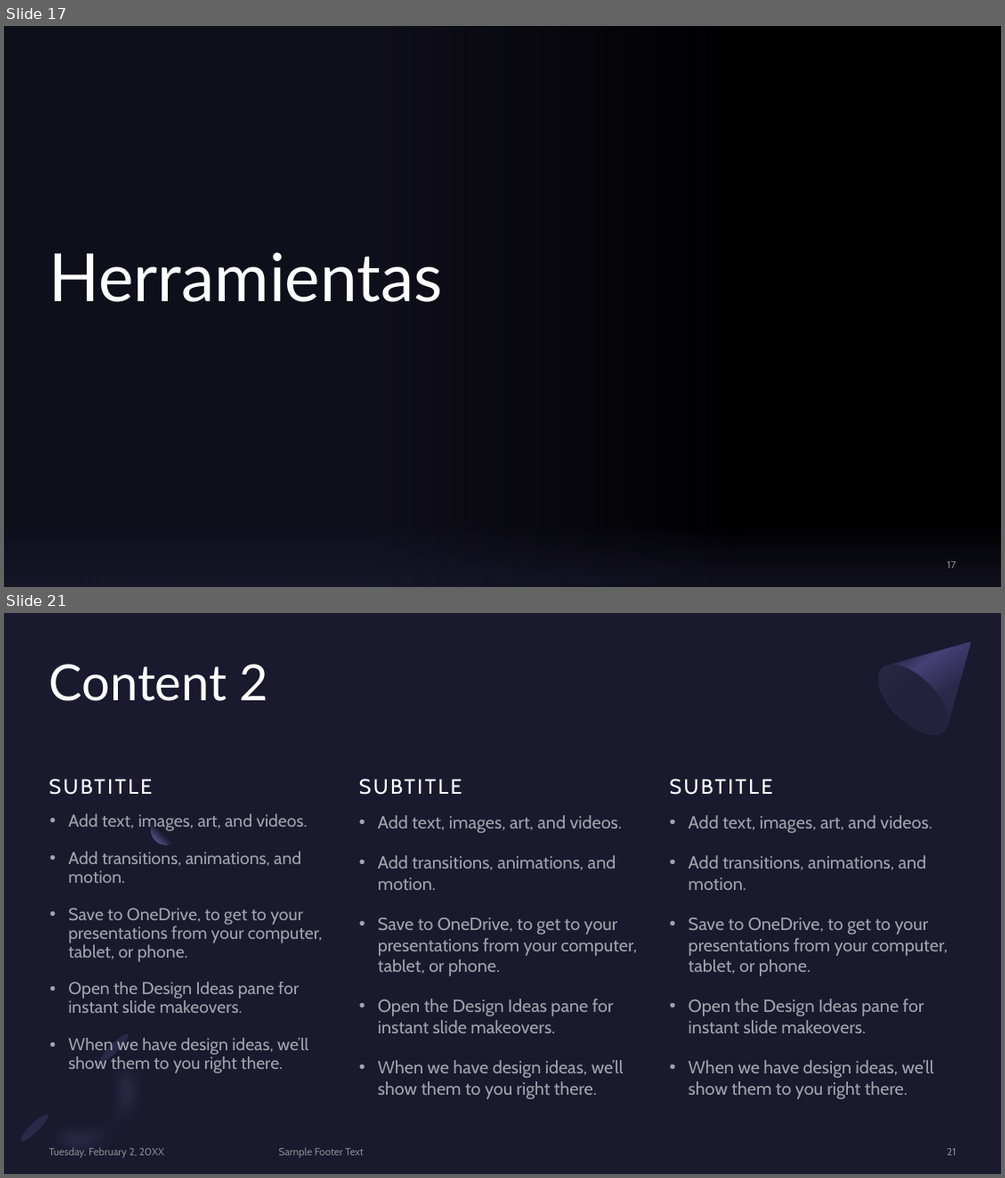
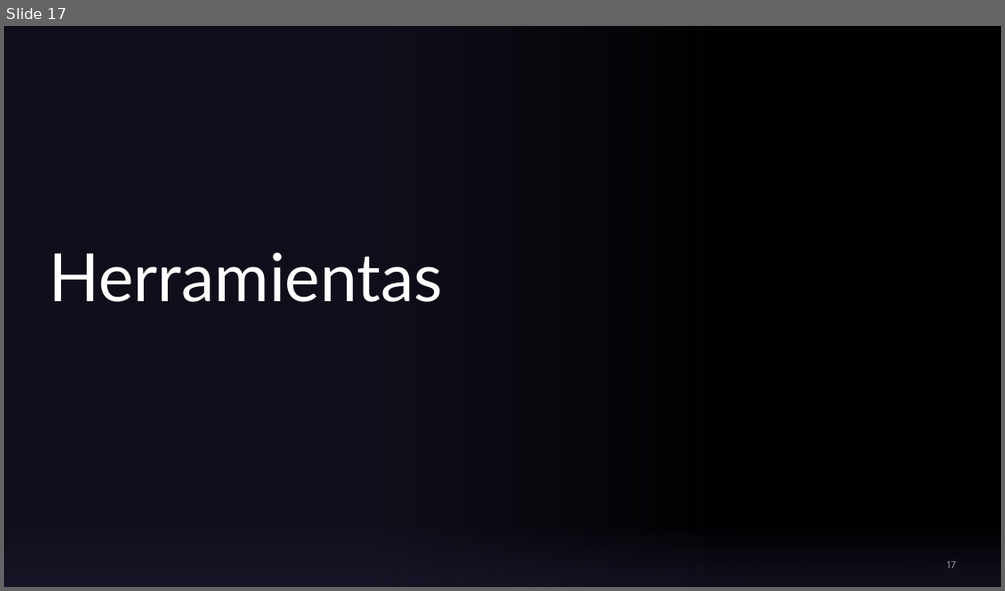
Before and after one commit to Jiaz02/MyGymBro, a slide deck: My Gym Bro def.pptx. Shown one above the other, each under a label of ours: slides 17 and 21 before the commit, slide 17 after it; the slides between them are not shown. The pictures are 1005x1178 and 1005x591 pixels, drawn with LibreOffice and Linux fonts; fonts in the diff are those of the drawing; background and template pictures are left out. Boxes give left, top, right and bottom in pixels: in the first picture for what was removed or moved away, otherwise in the second. Text is boxed around its words. In the diff, an @@ line names an element or a change of style, - is before the commit and + after.

```diff
--- a/My Gym Bro def.pptx
+++ b/My Gym Bro def.pptx
@@ slide 21 removed at [4, 613, 1001, 1174], background #1B192E @@
@@ freeform shape removed at [866, 613, 1001, 747] @@
@@ title removed at [49, 664, 268, 701] @@
-Content 2
@@ ellipse removed at [866, 653, 960, 747] @@
@@ text removed at [48, 755, 340, 798] @@
-SUBTITLE
@@ text removed at [359, 755, 651, 798] @@
-SUBTITLE
@@ text removed at [670, 755, 961, 798] @@
-SUBTITLE
@@ text removed at [68, 813, 323, 1073] @@
-• Add text, images, art, and videos.
-• Add transitions, animations, and motion.
-• Save to OneDrive, to get to your presentations from your computer, tablet, or phone.
-• Open the Design Ideas pane for instant slide makeovers.
-• When we have design ideas, we’ll show them to you right there.
@@ ellipse removed at [152, 815, 180, 844] @@
@@ text removed at [378, 815, 638, 1099] @@
-• Add text, images, art, and videos.
-• Add transitions, animations, and motion.
-• Save to OneDrive, to get to your presentations from your computer, tablet, or phone.
-• Open the Design Ideas pane for instant slide makeovers.
-• When we have design ideas, we’ll show them to you right there.
@@ text removed at [688, 815, 948, 1099] @@
-• Add text, images, art, and videos.
-• Add transitions, animations, and motion.
-• Save to OneDrive, to get to your presentations from your computer, tablet, or phone.
-• Open the Design Ideas pane for instant slide makeovers.
-• When we have design ideas, we’ll show them to you right there.
@@ freeform shape removed at [12, 1025, 183, 1174] @@
@@ ellipse removed at [98, 1031, 131, 1064] @@
@@ ellipse removed at [18, 1111, 51, 1144] @@
@@ text removed at [49, 1147, 164, 1158] @@
-Tuesday, February 2, 20XX
@@ text removed at [279, 1147, 364, 1158] @@
-Sample Footer Text
@@ page number removed at [947, 1148, 955, 1155] @@
-21
```
Also in this commit, not shown: 10 slides added, 5 other slides removed.
